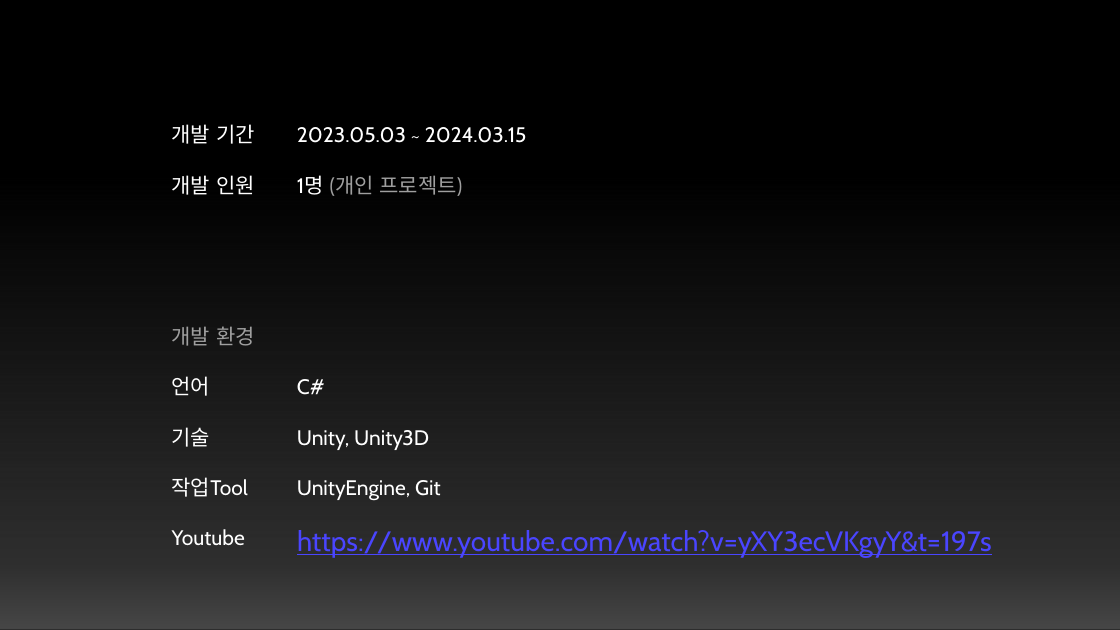
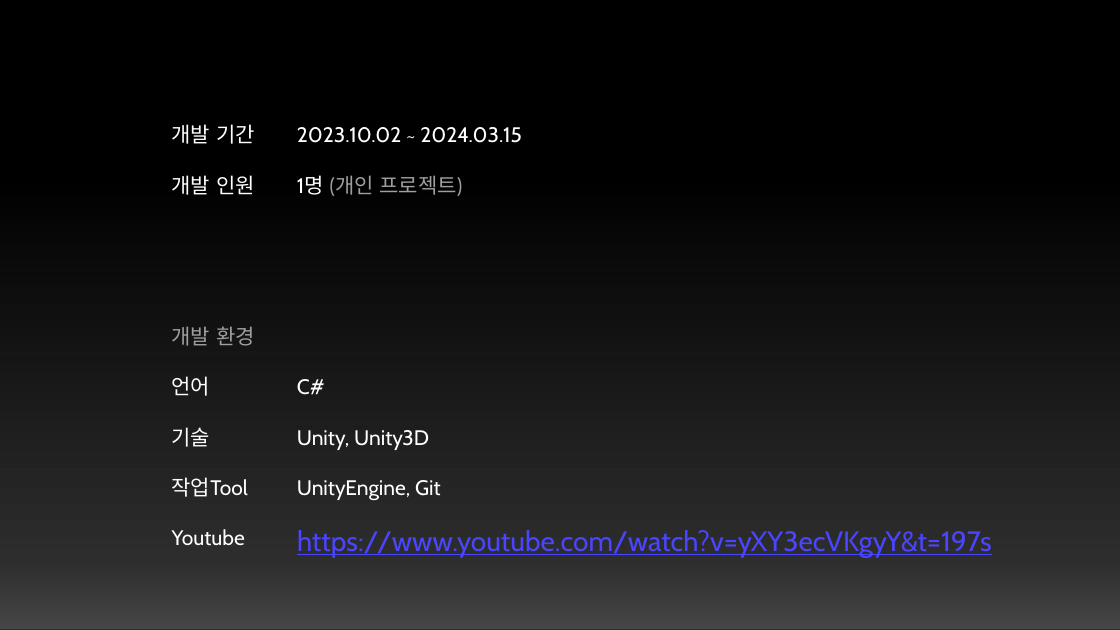
Before and after one commit to hyungun26/TheDarkest, a slide deck: slide 2 of The Darkest ppt.pptx. Drawn at 1120x630 pixels with LibreOffice and Linux fonts; fonts in the diff are those of the drawing; background and template pictures are left out. Boxes give left, top, right and bottom in pixels: in the first picture for what was removed or moved away, otherwise in the second. Text is boxed around its words. In the diff, an @@ line names an element or a change of style, - is before the commit and + after.

```diff
--- a/The Darkest ppt.pptx
+++ b/The Darkest ppt.pptx
@@ text at (x1=297, y1=127, x2=522, y2=143): text changed @@
-2023.05.03 ~ 2024.03.15
+2023.10.02 ~ 2024.03.15
```
Also in this commit, not shown: 8 other slides changed, 2 slides added, 2 other files.
